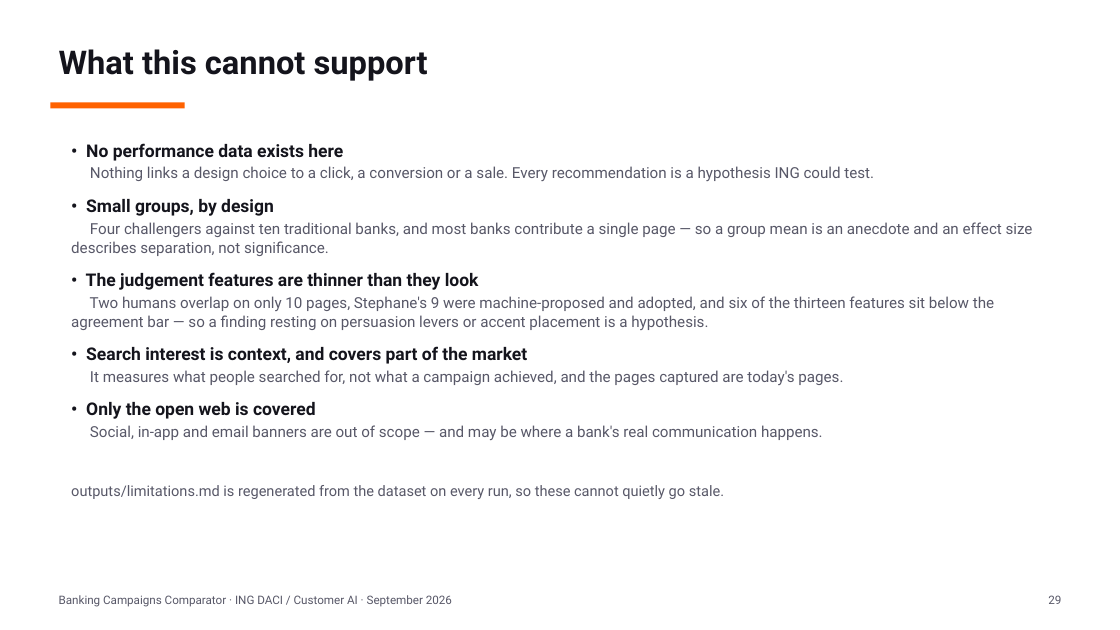
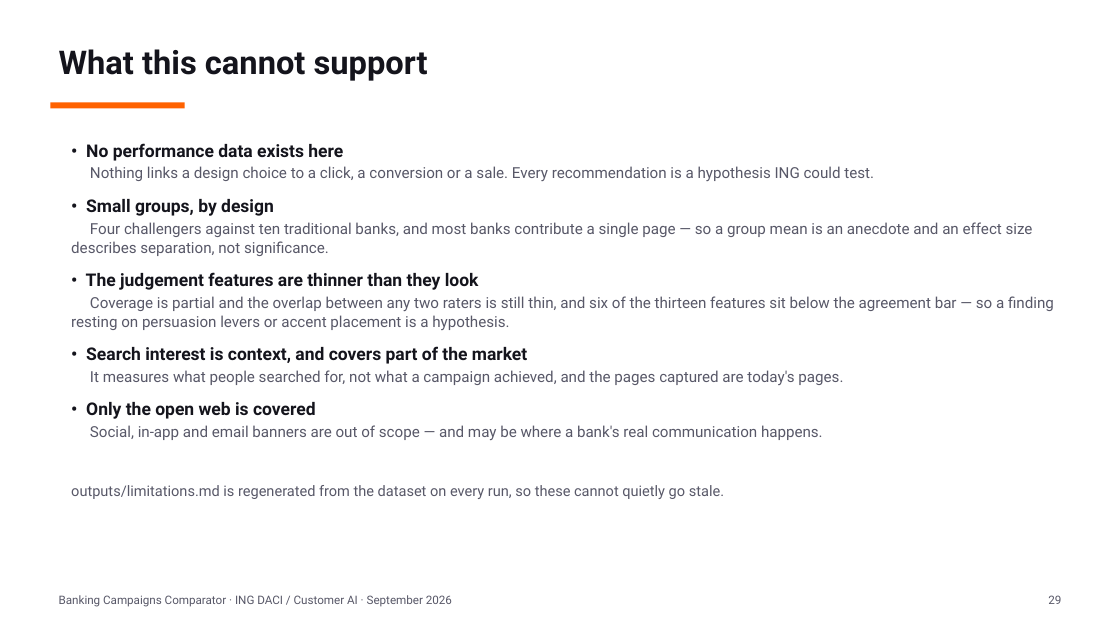
Before and after one commit to Siegried81/ing-usecase, a slide deck: slide 29 of docs/Banking_Campaigns_Comparator.pptx. Drawn at 1120x630 pixels with LibreOffice and Linux fonts; fonts in the diff are those of the drawing. Boxes give left, top, right and bottom in pixels: in the first picture for what was removed or moved away, otherwise in the second. Text is boxed around its words. In the diff, an @@ line names an element or a change of style, - is before the commit and + after.

```diff
--- a/docs/Banking_Campaigns_Comparator.pptx
+++ b/docs/Banking_Campaigns_Comparator.pptx
@@ text at [71,296,1054,330]: text changed @@
-Two humans overlap on only 10 pages, Stephane's 9 were machine-proposed and adopted, and six of the thirteen features sit below the agreement bar — so a finding resting on persuasion levers or accent placement is a hypothesis.
+Coverage is partial and the overlap between any two raters is still thin, and six of the thirteen features sit below the agreement bar — so a finding resting on persuasion levers or accent placement is a hypothesis.
```
Also in this commit, not shown: 8 other slides changed.
